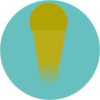
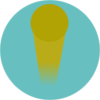
Two versions of the same layered image (100x100). Layer-by-layer changes:
moved "Ball" above "Trail", painted on it over [29, 3, 69, 42]
